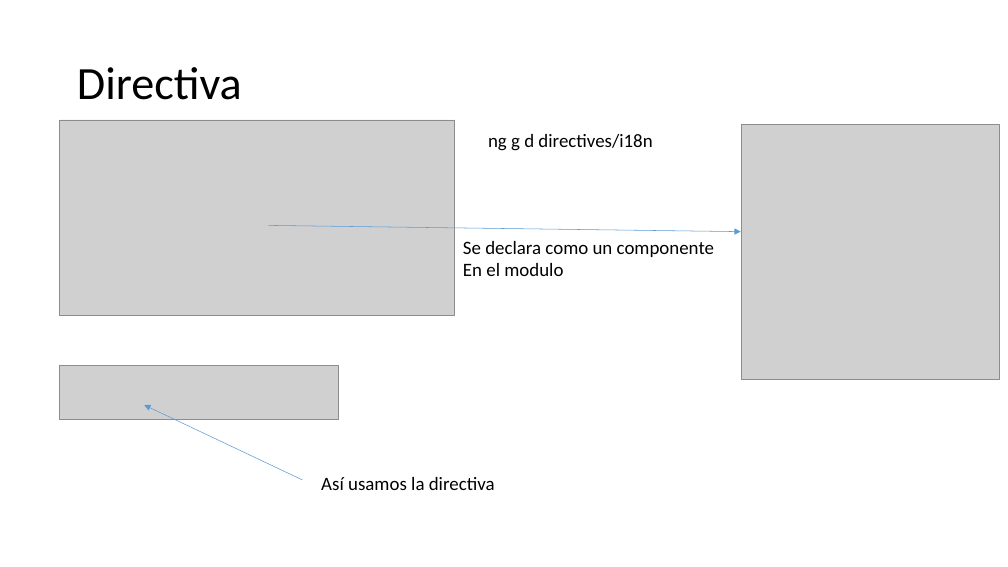
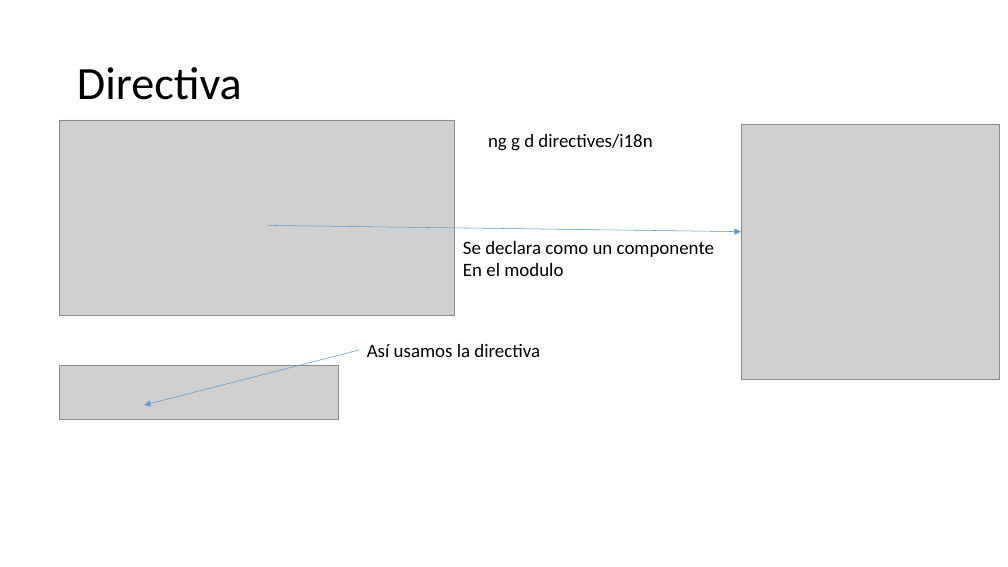
Before and after one commit to Jviejo/frontent, a slide deck: slide 21 of doc/angular 2 sesion 1.pptx. Drawn at 1008x567 pixels with LibreOffice and Linux fonts; fonts in the diff are those of the drawing; grey boxes stand for pictures. Boxes give left, top, right and bottom in pixels: in the first picture for what was removed or moved away, otherwise in the second. Text is boxed around its words. In the diff, an @@ line names an element or a change of style, - is before the commit and + after.

```diff
--- a/doc/angular 2 sesion 1.pptx
+++ b/doc/angular 2 sesion 1.pptx
@@ arrow moved from (302, 480) - (144, 405) to (359, 350) - (144, 405) @@
@@ text "Así usamos la directiva": place and size @@
-text "Así usamos la directiva" at [321,477,495,490]
+text "Así usamos la directiva" at [367,344,540,357]
```
Also in this commit, not shown: 14 slides added, 4 slides removed, 15 other files.
